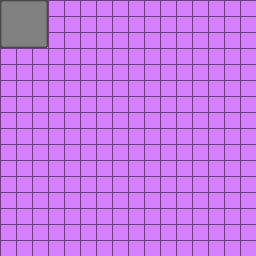
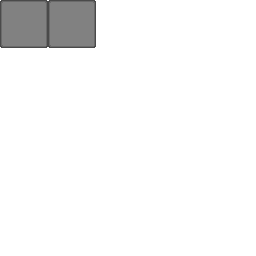
Revision of a layered 256x256 image; what changed, layer by layer:
added group "Layer Group copy" with 9 layers above "Layer Group" over [48, 0, 96, 48]
added layer "Center Right #1" in group "Layer Group copy" over [80, 16, 96, 32]
added layer "Middle #1" in group "Layer Group copy" over [64, 16, 80, 32]
added layer "Bottom Right #1" in group "Layer Group copy" over [80, 32, 96, 48]
added layer "Top Right #1" in group "Layer Group copy" over [80, 0, 96, 16]
added layer "Bottom Middle #1" in group "Layer Group copy" over [64, 32, 80, 48]
added layer "Bottom Left #1" in group "Layer Group copy" over [48, 32, 64, 48]
added layer "Middle Left #1" in group "Layer Group copy" over [48, 16, 64, 32]
added layer "Top Left #1" in group "Layer Group copy" over [48, 0, 64, 16]
added layer "Middle top #1" in group "Layer Group copy" over [64, 0, 80, 16]
unmasked "Layer Group" over [0, 0, 48, 48]
hid "Background copy" over [0, 0, 256, 256]
